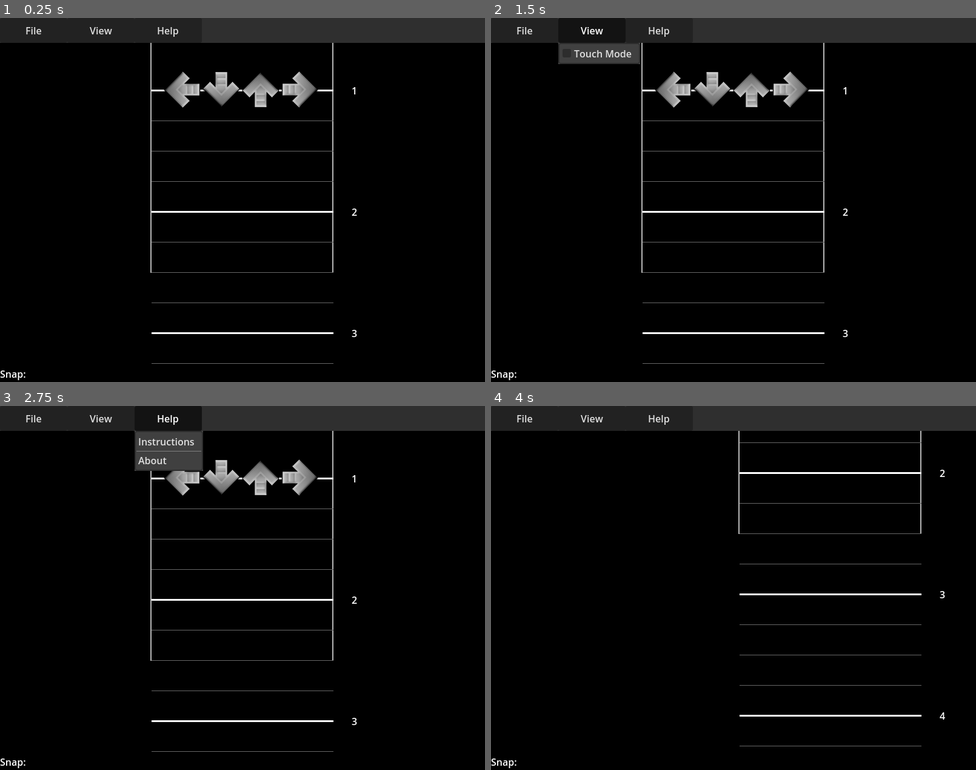
Above: before the commit, frames 1-4 (two rows, left to right).
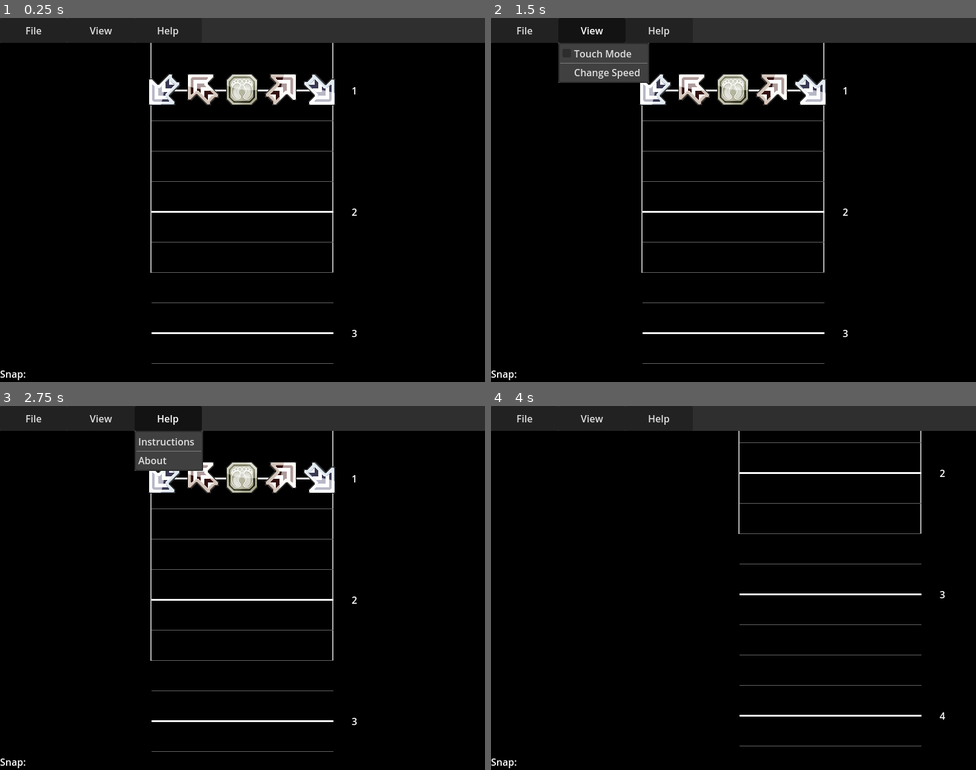
Above: after the commit, the same moments.

Repository: snil4/StepEditor
Game: Godot game, scene res://Scenes/Main.tscn
Same seed, same stepped clock (60 frames per second), same inputs: the game is played once before the commit and once after it.
Inputs (mouse positions are in pixels of both pictures, inside the frame that each line leads up to):
- Up to frame 1 (0.25 s): no input
- Up to frame 2 (1.5 s): click "File" at 0.5 s; click "View" at 1.25 s
- Up to frame 3 (2.75 s): click "Help" at 2 s
- Up to frame 4 (4 s): tap Enter at 2.75 s; move the mouse to (840, 569) at 2.77 s; hold Right (Snap_Up) 2.78-3.5 s; hold Space (play) 2.78-3.5 s; click (840, 569) at 2.92 s; drag from (636, 606) to (733, 478) at 3.52 s

The runs differ from the first frame. In frame 1, 2.7% of the frame differs, in the area x 30-70%, y 14-25%; in frame 2, 3.8%, in the area x 13-70%, y 6-25%; in frame 3, 2.5%; in frame 4, nothing differs.

Commit message:
Added speed changing and automatic backups
Keep your stepcharts safe, and your backups safer

Diff:
--- a/Scenes/Main.tscn
+++ b/Scenes/Main.tscn
@@ -9,6 +9,7 @@
 [ext_resource type="Script" path="res://Scripts/Parser.gd" id="5_bb8wl"]
 [ext_resource type="Script" path="res://Scripts/AboutDialog.gd" id="7_ufk08"]
 [ext_resource type="Script" path="res://Scripts/ExitDialog.gd" id="8_71i1c"]
+[ext_resource type="Script" path="res://Scripts/SpeedWindow.gd" id="10_lp21x"]
 
 [sub_resource type="Theme" id="Theme_uoqn6"]
 
@@ -59,6 +60,7 @@
 size_flags_vertical = 3
 mouse_filter = 2
 script = ExtResource("1_cq5ae")
+speed_mod = 1.0
 metadata/_edit_use_anchors_ = true
 
 [node name="Editor" parent="." instance=ExtResource("1_aw7xw")]
@@ -83,7 +85,7 @@
 theme = SubResource("Theme_uoqn6")
 text = "File"
 flat = false
-item_count = 4
+item_count = 6
 popup/item_0/text = "Open"
 popup/item_0/id = 0
 popup/item_1/text = "Open recent"
@@ -91,8 +93,12 @@
 popup/item_2/text = ""
 popup/item_2/id = 999
 popup/item_2/separator = true
-popup/item_3/text = "Exit"
-popup/item_3/id = 2
+popup/item_3/text = "Save"
+popup/item_3/id = 4
+popup/item_4/text = "Save As"
+popup/item_4/id = 5
+popup/item_5/text = "Exit"
+popup/item_5/id = 2
 script = ExtResource("1_b857c")
 
 [node name="ViewMenu" type="MenuButton" parent="MenuBar"]
@@ -103,10 +109,15 @@
 text = "View
 "
 flat = false
-item_count = 1
+item_count = 3
 popup/item_0/text = "Touch Mode"
 popup/item_0/checkable = 1
 popup/item_0/id = 0
+popup/item_1/text = ""
+popup/item_1/id = 999
+popup/item_1/separator = true
+popup/item_2/text = "Change Speed"
+popup/item_2/id = 1
 script = ExtResource("4_cho6b")
 
 [node name="HelpMenu" type="MenuButton" parent="MenuBar"]
@@ -187,7 +198,62 @@
 action = "Insert_4"
 visibility_mode = 1
 
+[node name="SpeedWindow" type="Window" parent="."]
+initial_position = 2
+title = "Change Speed"
+size = Vector2i(120, 120)
+visible = false
+unresizable = true
+script = ExtResource("10_lp21x")
+
+[node name="Label" type="Label" parent="SpeedWindow"]
+anchors_preset = -1
+anchor_top = 0.228
+anchor_right = 1.0
+anchor_bottom = 1.0
+grow_horizontal = 2
+grow_vertical = 2
+text = "Speed:"
+
+[node name="Label2" type="Label" parent="SpeedWindow"]
+anchors_preset = -1
+anchor_top = 0.228
+anchor_right = 1.0
+anchor_bottom = 1.0
+grow_horizontal = 2
+grow_vertical = 2
+text = "1.0x"
+horizontal_alignment = 2
+
+[node name="HSlider" type="HSlider" parent="SpeedWindow"]
+anchors_preset = -1
+anchor_top = 0.25
+anchor_right = 1.0
+anchor_bottom = 1.0
+grow_horizontal = 2
+grow_vertical = 2
+min_value = 0.5
+max_value = 5.0
+step = 0.5
+value = 0.5
+
+[node name="Button" type="Button" parent="SpeedWindow"]
+anchors_preset = 7
+anchor_left = 0.5
+anchor_top = 1.0
+anchor_right = 0.5
+anchor_bottom = 1.0
+offset_left = -15.5
+offset_top = -31.0
+offset_right = 15.5
+grow_horizontal = 2
+grow_vertical = 0
+text = "OK"
+
 [connection signal="file_selected" from="FileDialog1" to="Editor" method="_on_file_dialog_1_file_selected"]
 [connection signal="custom_action" from="AboutDialog" to="AboutDialog" method="_on_custom_action"]
 [connection signal="canceled" from="ExitDialog" to="ExitDialog" method="_on_canceled"]
 [connection signal="confirmed" from="ExitDialog" to="ExitDialog" method="_on_confirmed"]
+[connection signal="close_requested" from="SpeedWindow" to="SpeedWindow" method="_on_close_requested"]
+[connection signal="value_changed" from="SpeedWindow/HSlider" to="SpeedWindow" method="_on_h_slider_value_changed"]
+[connection signal="pressed" from="SpeedWindow/Button" to="SpeedWindow" method="_on_button_pressed"]
--- a/Scripts/Editor.gd
+++ b/Scripts/Editor.gd
@@ -66,7 +66,7 @@
 		main_node.cur_beat += ((main_node.cur_bpm * 32.0) / 60.0) * delta
 
 	# measure_container_node.position.y = -((((main_node.cur_measure - 1) * 4) + main_node.cur_beat - 1) * (main_node.cur_bpm / main_node.speed_mod))
-	measure_container_node.position.y = -((((main_node.cur_measure - 1) * 4) + main_node.cur_beat - 1) * (100 / main_node.speed_mod))
+	measure_container_node.position.y = -((((main_node.cur_measure - 1) * 4) + main_node.cur_beat - 1) * (main_node.speed_mod * main_node.speed_pow))
 
 
 # Called every frame the window size is changed
--- a/Scripts/Main.gd
+++ b/Scripts/Main.gd
@@ -27,6 +27,7 @@
 
 # Numeric values of the cur_snap options
 const snap_options = [0.015625 ,1, 0.5, 0.375, 0.25, 0.1875, 0.125, 0.0625, 0.09375, 0.03125, 0.015625]
+const speed_pow = 50
 
 @onready var rect_node = $"MenuBar/ColorRect"
 @onready var touch_node = $TouchButtons
@@ -58,7 +59,7 @@
 
 	change_window()
 	editor_node.change_window()
-	set_mode(4)
+	parser_node.mode_changed.emit(5)
 
 	load_game()
 
--- a/Scripts/MeasureContainer.gd
+++ b/Scripts/MeasureContainer.gd
@@ -50,7 +50,7 @@
 
 	if measure > 1 or beat > 1:
 		# measure_node.position.y = (((measure - 1) * 4) + beat - 1) * (main_node.cur_bpm / main_node.speed_mod)
-		measure_node.position.y = (((measure - 1) * 4) + beat - 1) * (100 / main_node.speed_mod)
+		measure_node.position.y = (((measure - 1) * 4) + beat - 1) * (main_node.speed_mod * main_node.speed_pow)
 
 	measure_node.new_measure(-150, 150,measure, width)
 
@@ -70,7 +70,7 @@
 		4:
 			animation_node.set_animation("4k_1")
 			# note_node.set_position(Vector2(-165 + 65 * num,(((measure - 1) * 4) + beat - 1) * (main_node.cur_bpm / main_node.speed_mod)))
-			note_node.set_position(Vector2(-165 + 65 * num,(((measure - 1) * 4) + beat - 1) * (100 / main_node.speed_mod)))
+			note_node.set_position(Vector2(-165 + 65 * num,(((measure - 1) * 4) + beat - 1) * (main_node.speed_mod * main_node.speed_pow)))
 
 			match num:
 				1:
@@ -84,7 +84,7 @@
 
 		5:
 			# note_node.set_position(Vector2(-193 + 64 * num,(((measure - 1) * 4) + beat - 1) * (main_node.cur_bpm / main_node.speed_mod)))
-			note_node.set_position(Vector2(-193 + 64 * num,(((measure - 1) * 4) + beat - 1) * (100 / main_node.speed_mod)))
+			note_node.set_position(Vector2(-193 + 64 * num,(((measure - 1) * 4) + beat - 1) * (main_node.speed_mod * main_node.speed_pow)))
 
 			if num > 3:
 				animation_node.flip_h = true
--- a/Scripts/Parser.gd
+++ b/Scripts/Parser.gd
@@ -49,7 +49,8 @@
 		main_node.properties["type"] = "sm"
 		mode_changed.emit(4)
 
-		file = FileAccess.open(file_path, FileAccess.READ)
+		file = open_file(file_path)
+
 		# index = 0
 		while not file.eof_reached(): # iterate through all lines until the end of file is reached
 			line = file.get_line()
@@ -83,7 +84,7 @@
 	# Set global file path for the chart
 	file_path = main_node.properties["folder"] + "/" + main_node.properties["chart"]
 	print(file_path)
-	file = FileAccess.open(file_path, FileAccess.READ)
+	file = open_file(file_path)
 
 	# Main loop
 	while not file.eof_reached(): # iterate through all lines until the end of file is reached
@@ -148,3 +149,14 @@
 	if cur_measure < 1:
 		cur_beat = 1.0
 		cur_measure = 1
+
+
+func open_file(full_path: String) -> FileAccess:
+	var _file = FileAccess.open(full_path, FileAccess.READ)
+
+	# Write a backup file
+	var _write_file = FileAccess.open(full_path + ".bak",FileAccess.WRITE)
+	_write_file.store_string(_file.get_as_text())
+	_write_file.close()
+
+	return _file
--- /dev/null
+++ b/Scripts/SpeedWindow.gd
@@ -0,0 +1,44 @@
+extends Window
+
+@onready var label_node = $Label2
+@onready var main_node = $"/root/Main"
+@onready var slider_node = $HSlider
+
+var cur_speed: float
+
+
+# Called when the node enters the scene tree for the first time.
+# func _ready():
+# 	slider_node.value = main_node.speed_mod
+# 	set_label(main_node.speed_mod)
+
+
+# Called every frame. 'delta' is the elapsed time since the previous frame.
+# func _process(delta):
+# 	pass
+
+
+func on_display():
+	slider_node.value = main_node.speed_mod
+	cur_speed = main_node.speed_mod
+	set_label(main_node.speed_mod)
+	popup_centered()
+	show()
+
+
+func _on_close_requested():
+	hide()
+
+
+func _on_h_slider_value_changed(value:float):
+	cur_speed = value
+	set_label(value)
+
+
+func set_label(speed: float):
+	label_node.text = str(speed) + "X"
+
+
+func _on_button_pressed():
+	main_node.speed_mod = cur_speed
+	hide()
--- a/Scripts/ViewMenu.gd
+++ b/Scripts/ViewMenu.gd
@@ -3,6 +3,7 @@
 var touchMode = false
 
 @onready var about_node = get_node("/root/Main/AboutDialog")
+@onready var speed_node = get_node("/root/Main/SpeedWindow")
 
 
 # Called when the node enters the scene tree for the first time.
@@ -23,3 +24,5 @@
 		0:
 			touchMode = not(touchMode)
 			get_popup().set_item_checked(id,touchMode)
+		1:
+			speed_node.on_display()
Not shown: 1 places in Scenes/Main.tscn that only renumber resources
Not shown, changed: .DS_Store
Not shown, added: test/CS683.ucs.bak
